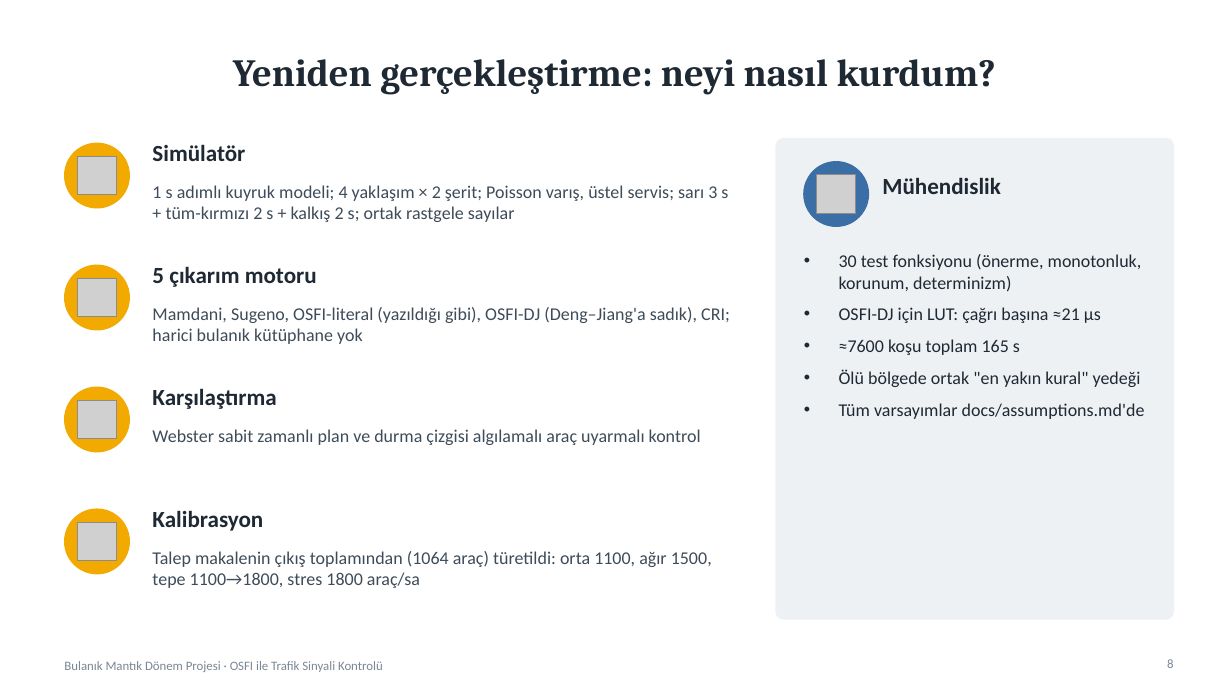
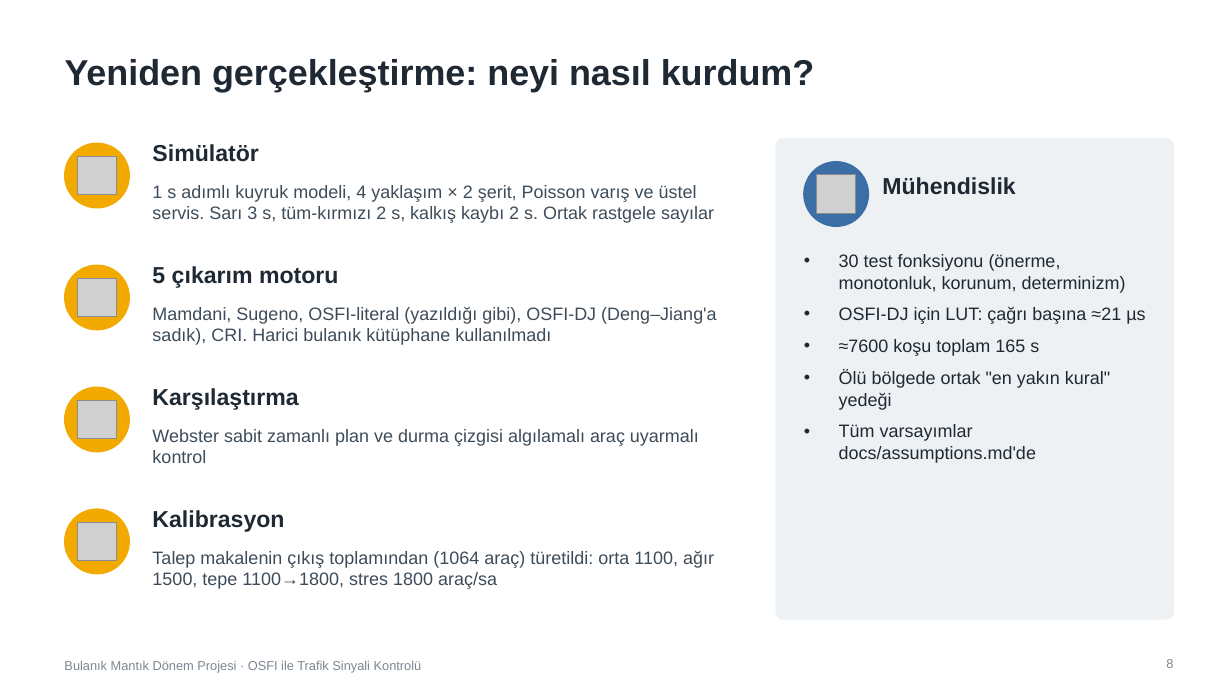
Before and after one commit to iscanliomerfaruk/osfi-traffic-signal-control, a slide deck: slide 8 of presentation/OSFI_Sunum.pptx. Drawn at 1232x693 pixels with LibreOffice and Linux fonts; fonts in the diff are those of the drawing; grey boxes stand for pictures. Boxes give left, top, right and bottom in pixels: in the first picture for what was removed or moved away, otherwise in the second. Text is boxed around its words. In the diff, an @@ line names an element or a change of style, - is before the commit and + after.

```diff
--- a/presentation/OSFI_Sunum.pptx
+++ b/presentation/OSFI_Sunum.pptx
@@ title "Yeniden gerçekleştirme: neyi nasıl kurdum?" at [65, 59, 815, 92]: size 30 to 28 pt, font Cambria to Arial; alignment centre to left @@
@@ text at [152, 185, 714, 223]: text changed; font Calibri to Arial @@
-1 s adımlı kuyruk modeli; 4 yaklaşım × 2 şerit; Poisson varış, üstel servis; sarı 3 s + tüm-kırmızı 2 s + kalkış 2 s; ortak rastgele sayılar
+1 s adımlı kuyruk modeli, 4 yaklaşım × 2 şerit, Poisson varış ve üstel servis. Sarı 3 s, tüm-kırmızı 2 s, kalkış kaybı 2 s. Ortak rastgele sayılar
@@ text at [152, 306, 716, 345]: text changed; font Calibri to Arial @@
-Mamdani, Sugeno, OSFI-literal (yazıldığı gibi), OSFI-DJ (Deng–Jiang'a sadık), CRI; harici bulanık kütüphane yok
+Mamdani, Sugeno, OSFI-literal (yazıldığı gibi), OSFI-DJ (Deng–Jiang'a sadık), CRI. Harici bulanık kütüphane kullanılmadı
@@ font Calibri to Arial in 9 elements at [152, 144, 258, 162], [152, 266, 338, 288], [152, 388, 298, 410], [152, 429, 699, 463], [152, 510, 284, 532], [152, 550, 714, 589], [882, 177, 1015, 195], [839, 254, 1145, 463], [64, 660, 422, 673] @@
```
Also in this commit, not shown: 14 other slides changed, 1 other file.
